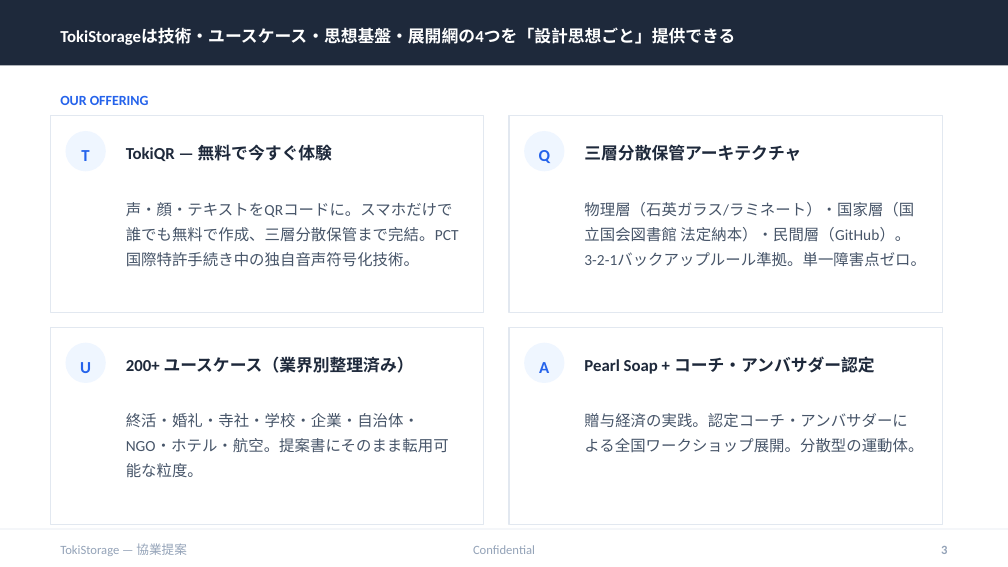
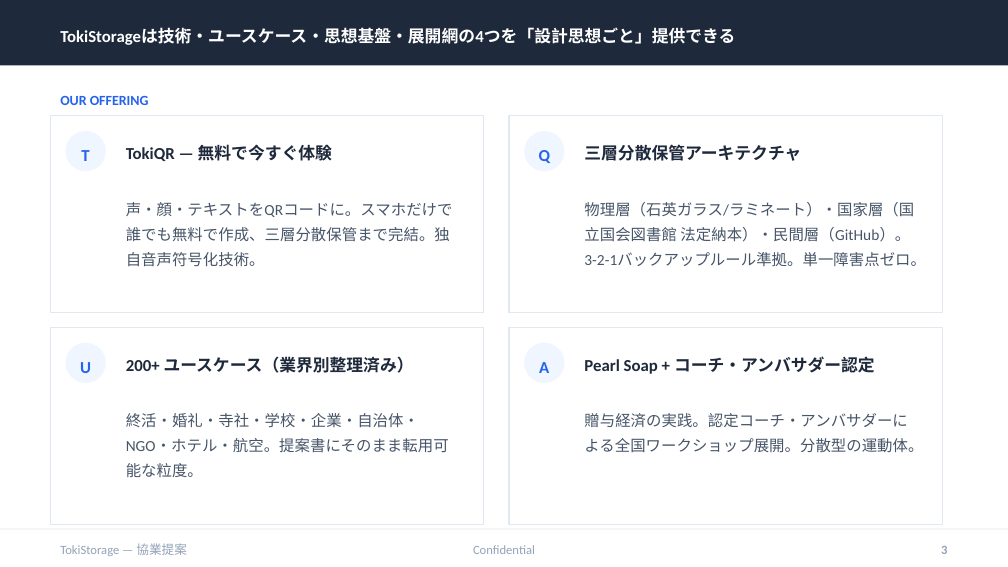
Before and after one commit to tokistorage/lp, a slide deck: slide 3 of tokistorage-partnership-deck.pptx. Drawn at 1008x567 pixels with LibreOffice and Linux fonts; fonts in the diff are those of the drawing. Boxes give left, top, right and bottom in pixels: in the first picture for what was removed or moved away, otherwise in the second. Text is boxed around its words. In the diff, an @@ line names an element or a change of style, - is before the commit and + after.

```diff
--- a/tokistorage-partnership-deck.pptx
+++ b/tokistorage-partnership-deck.pptx
@@ text at <box>126,202,453,267</box>: text changed @@
-声・顔・テキストをQRコードに。スマホだけで誰でも無料で作成、三層分散保管まで完結。PCT国際特許手続き中の独自音声符号化技術。
+声・顔・テキストをQRコードに。スマホだけで誰でも無料で作成、三層分散保管まで完結。独自音声符号化技術。
```
Also in this commit, not shown: 15 other files.
